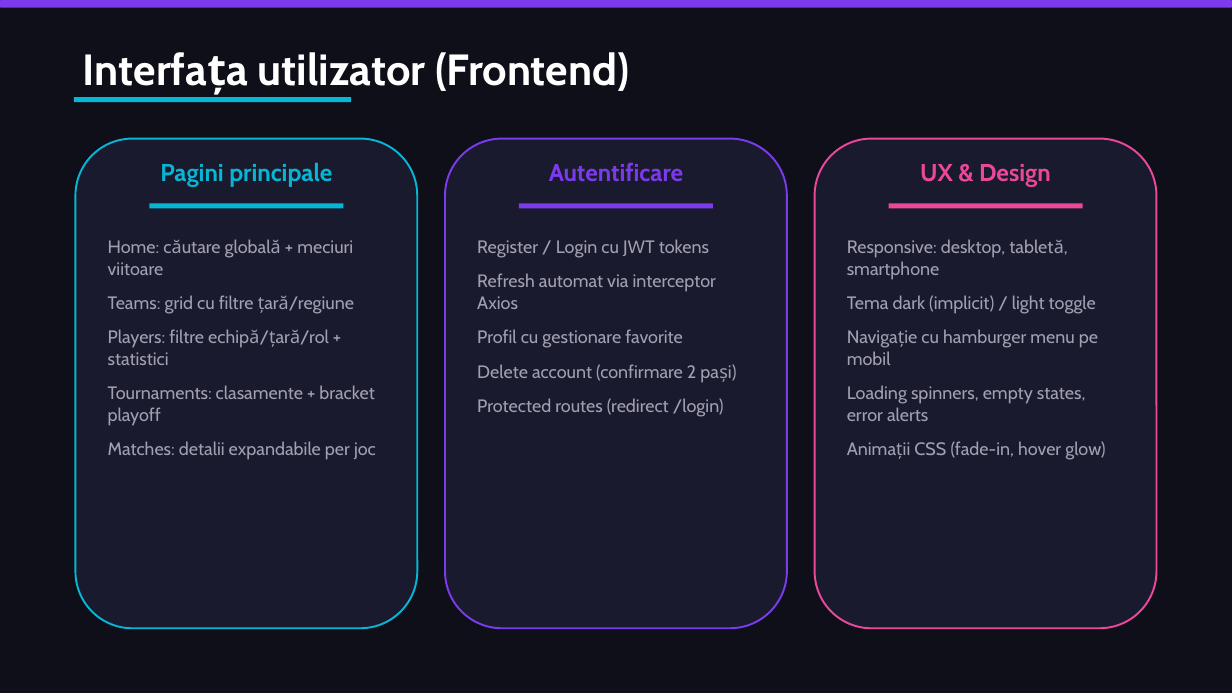
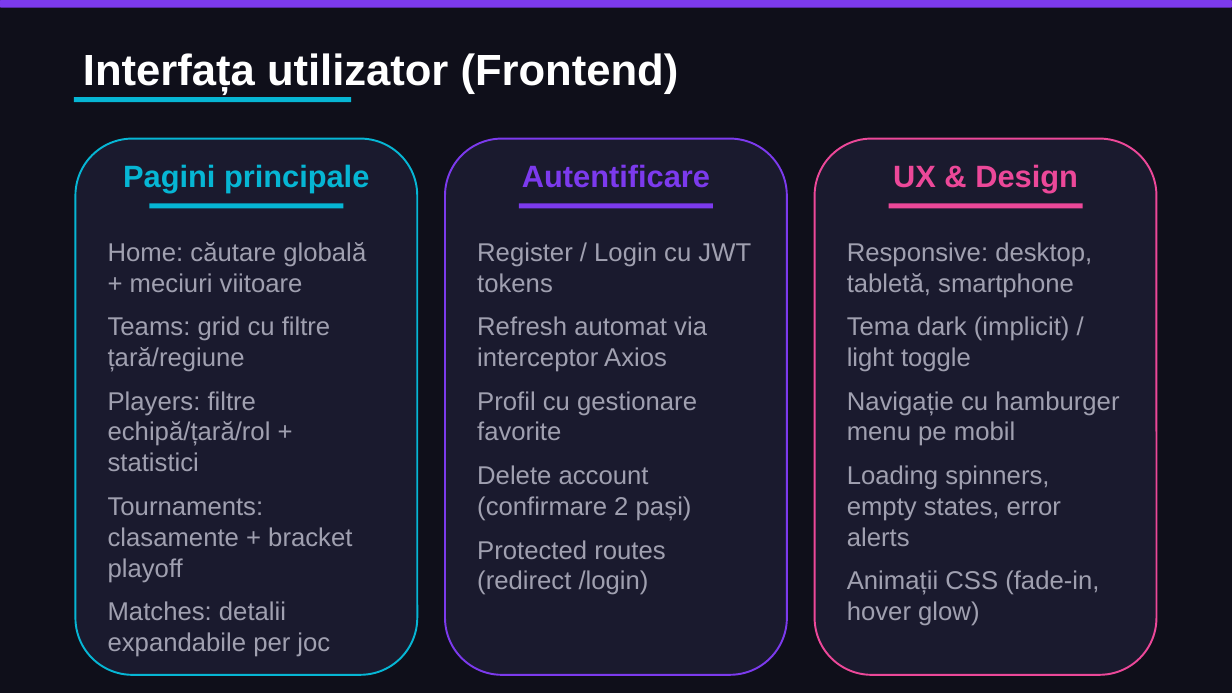
Before and after one commit to MarioCioara/licenta, a slide deck: slide 7 of Cioara_Mario_Prezentare_AIA_Licenta.pptx. Drawn at 1232x693 pixels with LibreOffice and Linux fonts; fonts in the diff are those of the drawing. Boxes give left, top, right and bottom in pixels: in the first picture for what was removed or moved away, otherwise in the second. Text is boxed around its words. In the diff, an @@ line names an element or a change of style, - is before the commit and + after.

```diff
--- a/Cioara_Mario_Prezentare_AIA_Licenta.pptx
+++ b/Cioara_Mario_Prezentare_AIA_Licenta.pptx
@@ text "Interfața utilizator (Frontend)" at <box>83,53,679,94</box>: font Cabin to Arial @@
@@ rounded rectangle: place and size @@
-rounded rectangle at <box>76,139,418,628</box>
+rounded rectangle at <box>76,139,418,675</box>
@@ rounded rectangle: place and size @@
-rounded rectangle at <box>445,139,787,628</box>
+rounded rectangle at <box>445,139,787,675</box>
@@ rounded rectangle: place and size @@
-rounded rectangle at <box>815,139,1157,628</box>
+rounded rectangle at <box>815,139,1157,675</box>
@@ size 19 to 24 pt, font Cabin to Arial in 3 elements at <box>123,164,369,193</box>, <box>522,164,710,188</box>, <box>893,164,1078,193</box> @@
@@ size 14 to 20 pt, font Cabin to Arial in 3 elements at <box>108,242,366,657</box>, <box>847,242,1119,626</box>, <box>477,242,751,595</box> @@
```
Also in this commit, not shown: 7 other slides changed.
